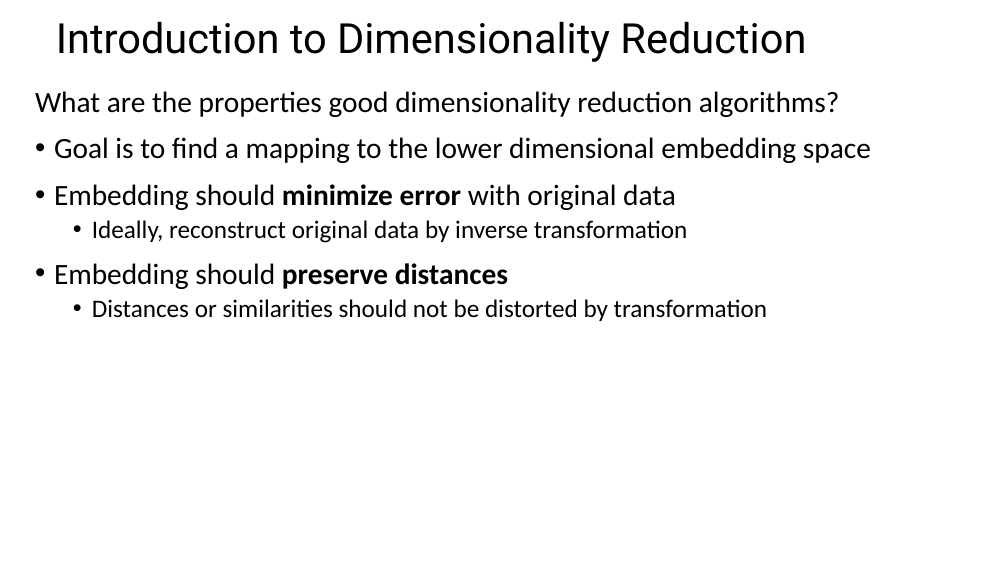
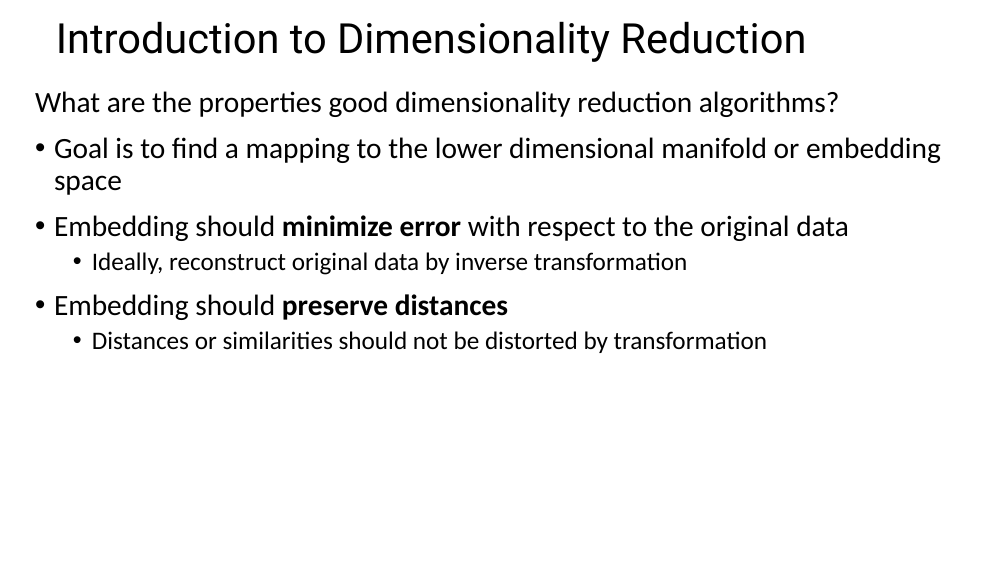
Before and after one commit to StephenElston/CSCI-E-108, a slide deck: slide 11 of slides/11_DimensionalityReduction_Part1.pptx (slide 5 before the commit). Drawn at 1008x567 pixels with LibreOffice and Linux fonts; fonts in the diff are those of the drawing. Boxes give left, top, right and bottom in pixels: in the first picture for what was removed or moved away, otherwise in the second. Text is boxed around its words. In the diff, an @@ line names an element or a change of style, - is before the commit and + after.

Commit message:
Small edits to slide deck

```diff
--- a/slides/11_DimensionalityReduction_Part1.pptx
+++ b/slides/11_DimensionalityReduction_Part1.pptx
@@ text at (54, 137, 941, 241): text changed @@
-• Goal is to find a mapping to the lower dimensional embedding space
-• Embedding should minimize error with original data
+• Goal is to find a mapping to the lower dimensional manifold or embedding space
+• Embedding should minimize error with respect to the original data
```
Also in this commit, not shown: 14 other slides changed, 7 slides added.
